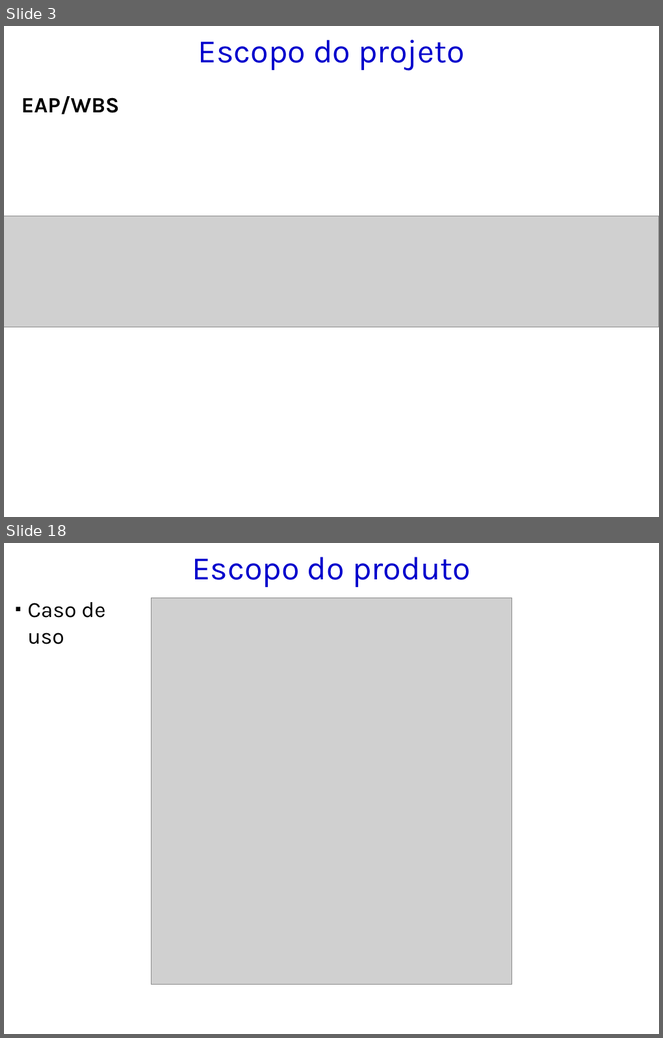
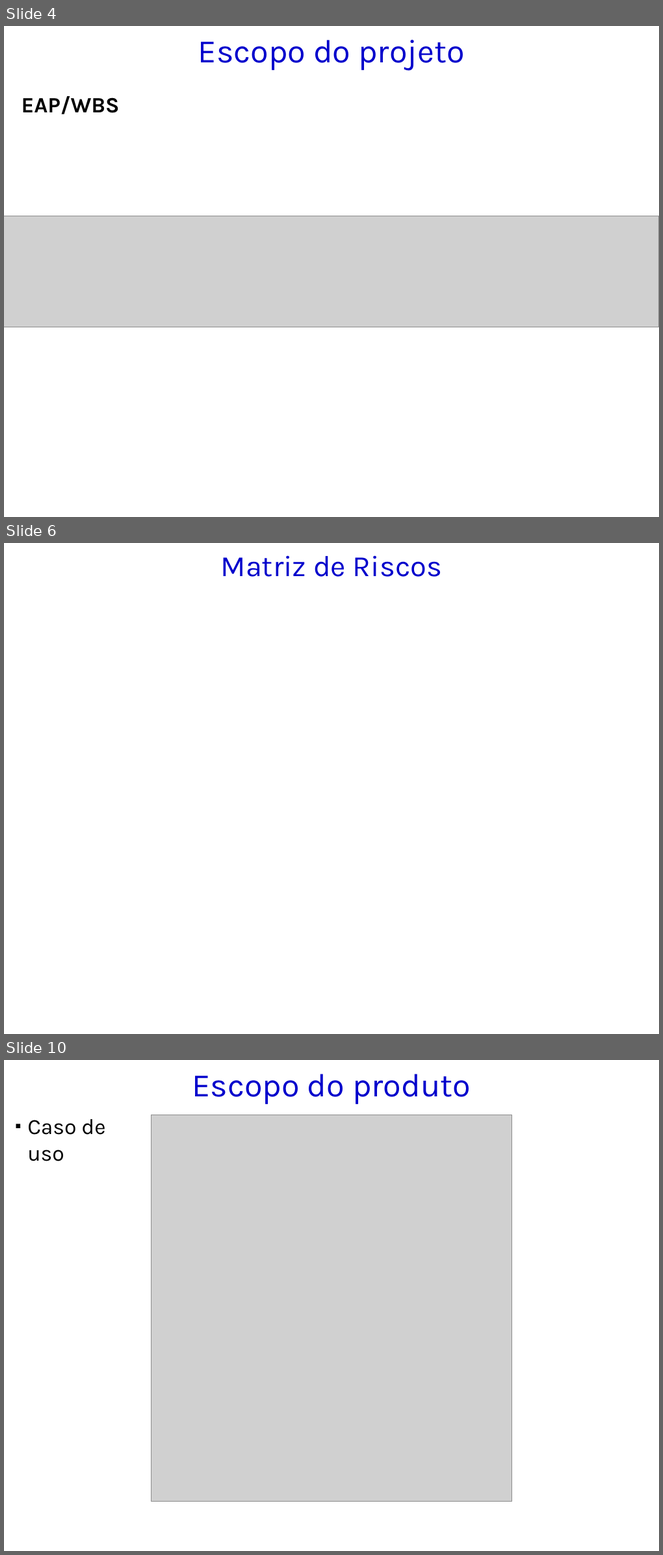
Before and after one commit to kokmz/TCCHUE, a slide deck: GPS_2014_Modelo de Apresentação_Entrega 2.pptx. Shown one above the other, each under a label of ours: slides 3 and 18 before the commit, slides 4, 6 and 10 after it; the slides between them are not shown. The pictures are 663x1038 and 663x1555 pixels, drawn with LibreOffice and Linux fonts; fonts in the diff are those of the drawing; grey boxes stand for pictures; background and template pictures are left out. Boxes give left, top, right and bottom in pixels: in the first picture for what was removed or moved away, otherwise in the second. Text is boxed around its words. In the diff, an @@ line names an element or a change of style, - is before the commit and + after.

```diff
--- a/GPS_2014_Modelo de Apresentação_Entrega 2.pptx
+++ b/GPS_2014_Modelo de Apresentação_Entrega 2.pptx
@@ slide 6 added at (4,543,659,1034), background picture (left out) @@
@@ title added at (221,555,442,577), 32.4 pt, text #0000CC @@
+Matriz de Riscos
@@ what was slide 3 is now slide 4 @@
@@ what was slide 18 is now slide 10 @@
```
Also in this commit, not shown: 3 slides changed, 4 other slides added, 22 slides removed.
